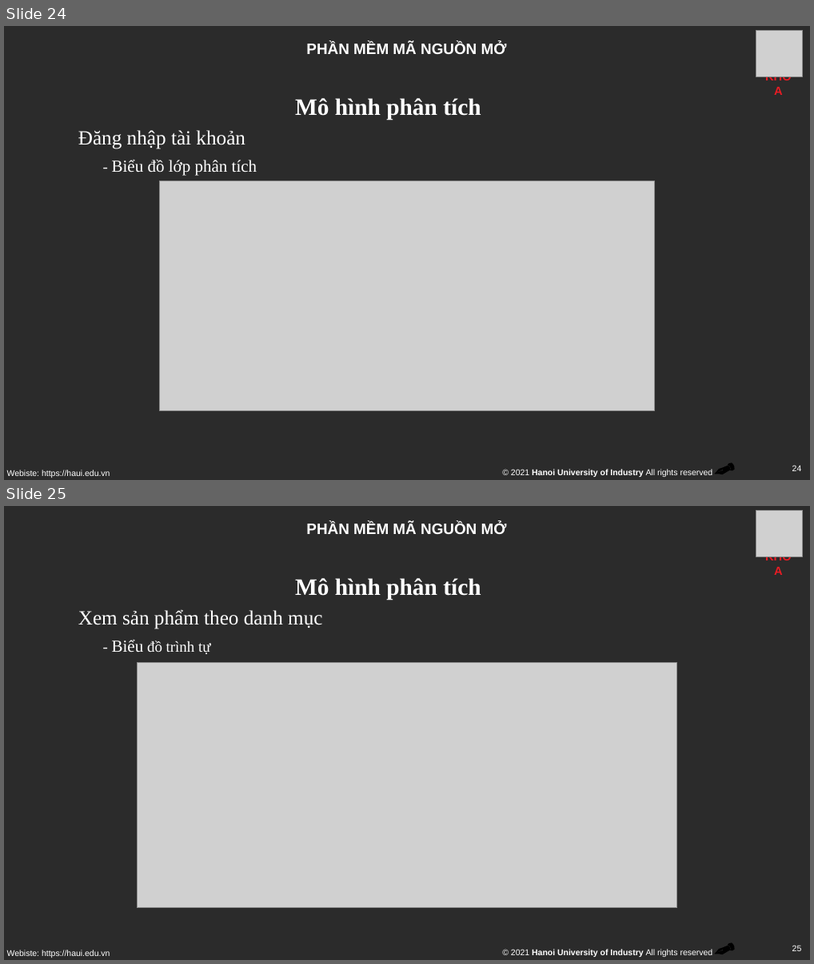
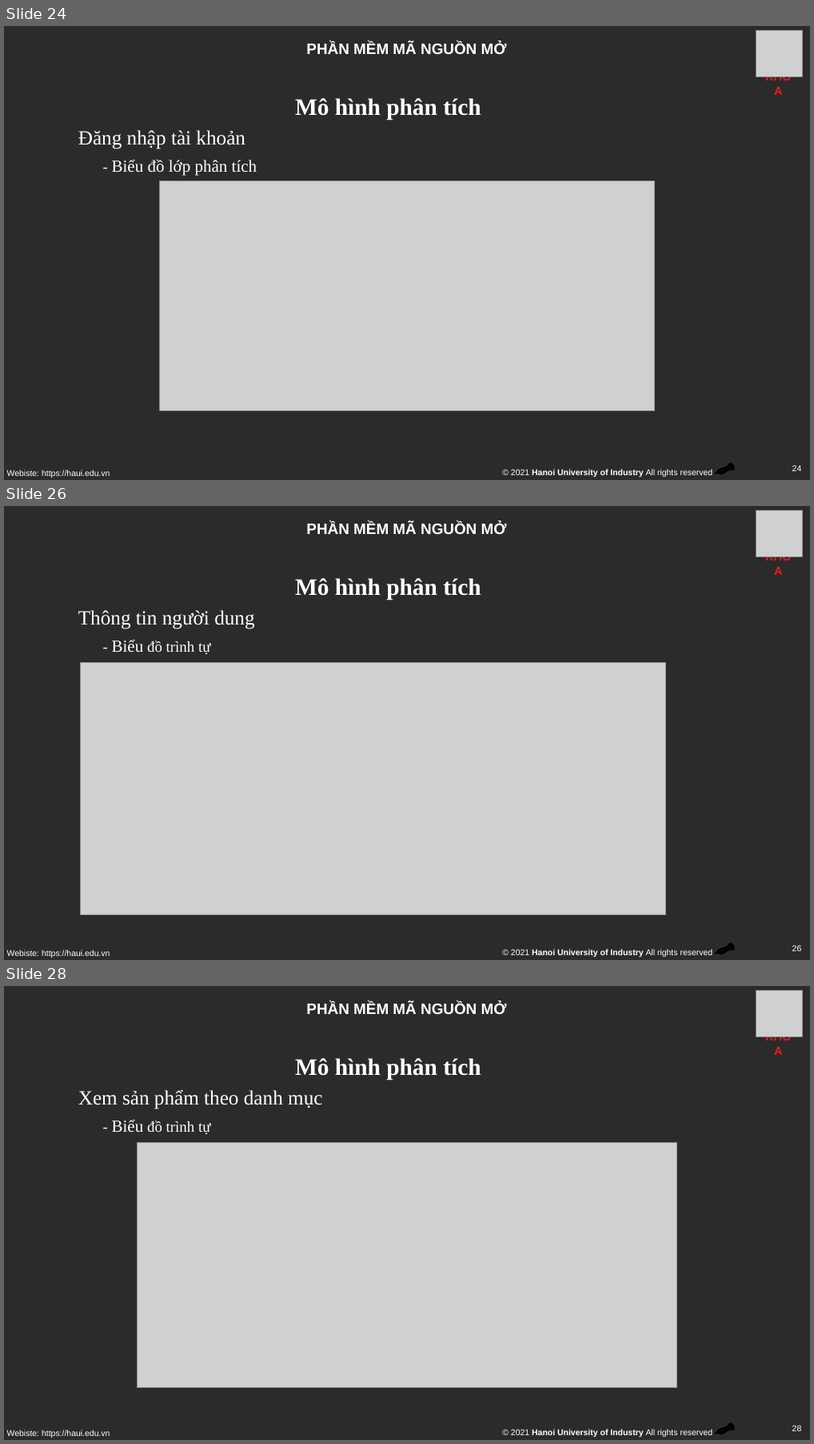
Before and after one commit to a2xvodoi/MNM-Project-Shop-Fashion, a slide deck: src/Slide/Nhom12_slide.pptx. Shown one above the other, each under a label of ours: slides 24 and 25 before the commit, slides 24, 26 and 28 after it; the slides between them are not shown. The pictures are 814x964 and 814x1444 pixels, drawn with LibreOffice and Linux fonts; fonts in the diff are those of the drawing; grey boxes stand for pictures; background and template pictures are left out; a plain dark background stands for a picture behind light text. Boxes give left, top, right and bottom in pixels: in the first picture for what was removed or moved away, otherwise in the second. Text is boxed around its words. In the diff, an @@ line names an element or a change of style, - is before the commit and + after.

Commit message:
them thong tin nguoi dung

```diff
--- a/src/Slide/Nhom12_slide.pptx
+++ b/src/Slide/Nhom12_slide.pptx
@@ slide 26 added at [4, 506, 810, 960], background picture (left out); not listed: 7 template elements that a slide beside it also shows @@
@@ picture added at [757, 510, 803, 557] @@
@@ text added at [295, 578, 481, 600], 28 pt, text #FFFFFF, bold @@
+Mô hình phân tích
@@ text added at [78, 610, 254, 629], 24 pt, text #FFFFFF @@
+Thông tin người dung
@@ text added at [112, 640, 210, 654], 18 pt, text #FFFFFF @@
+- Biểu đồ trình tự
@@ picture added at [80, 663, 666, 915] @@
@@ what was slide 25 is now slide 28 @@
@@ page number at [793, 1424, 802, 1431]: text changed @@
-25
+28
```
Also in this commit, not shown: 1 slide changed, 2 other slides added, 2 other files.
